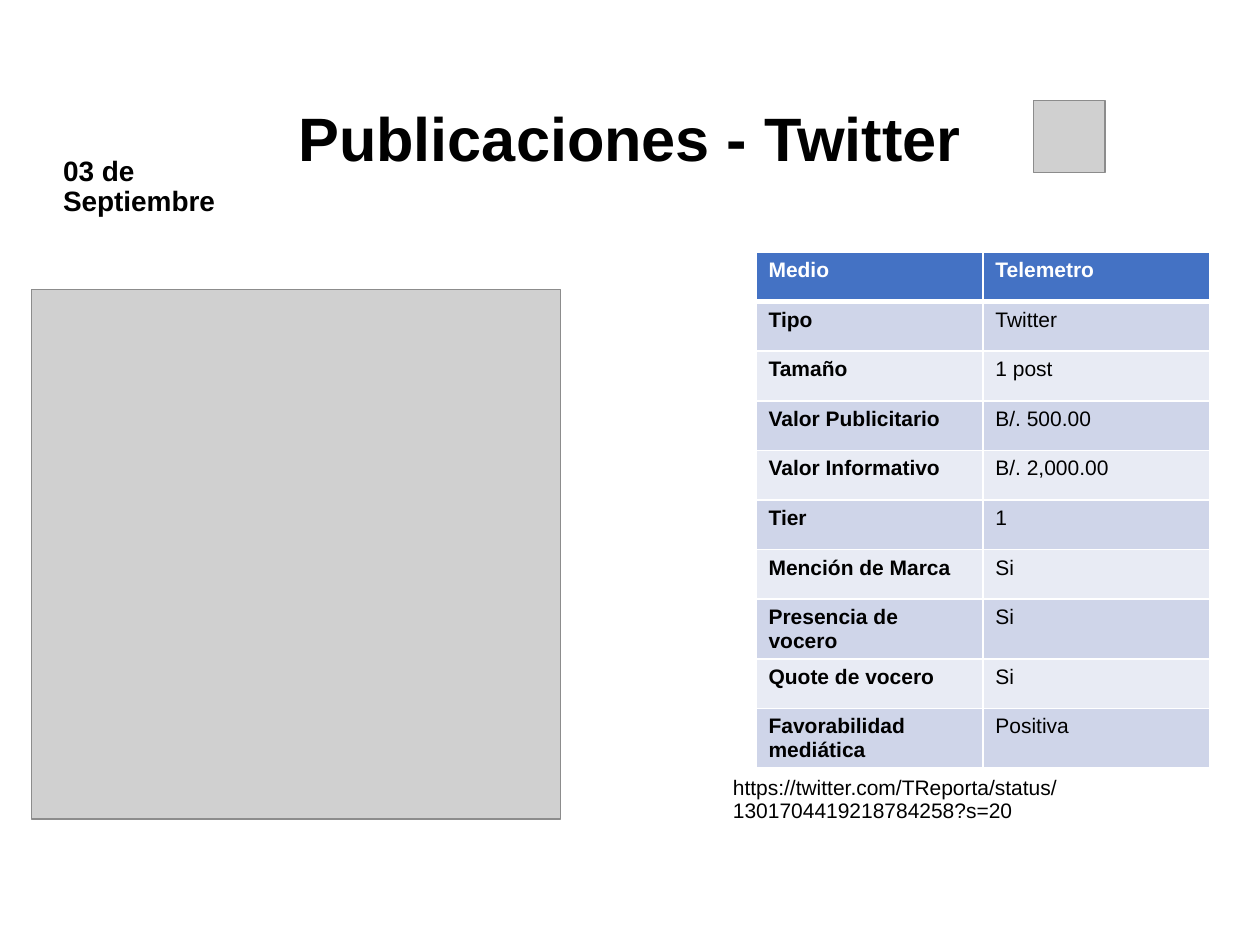
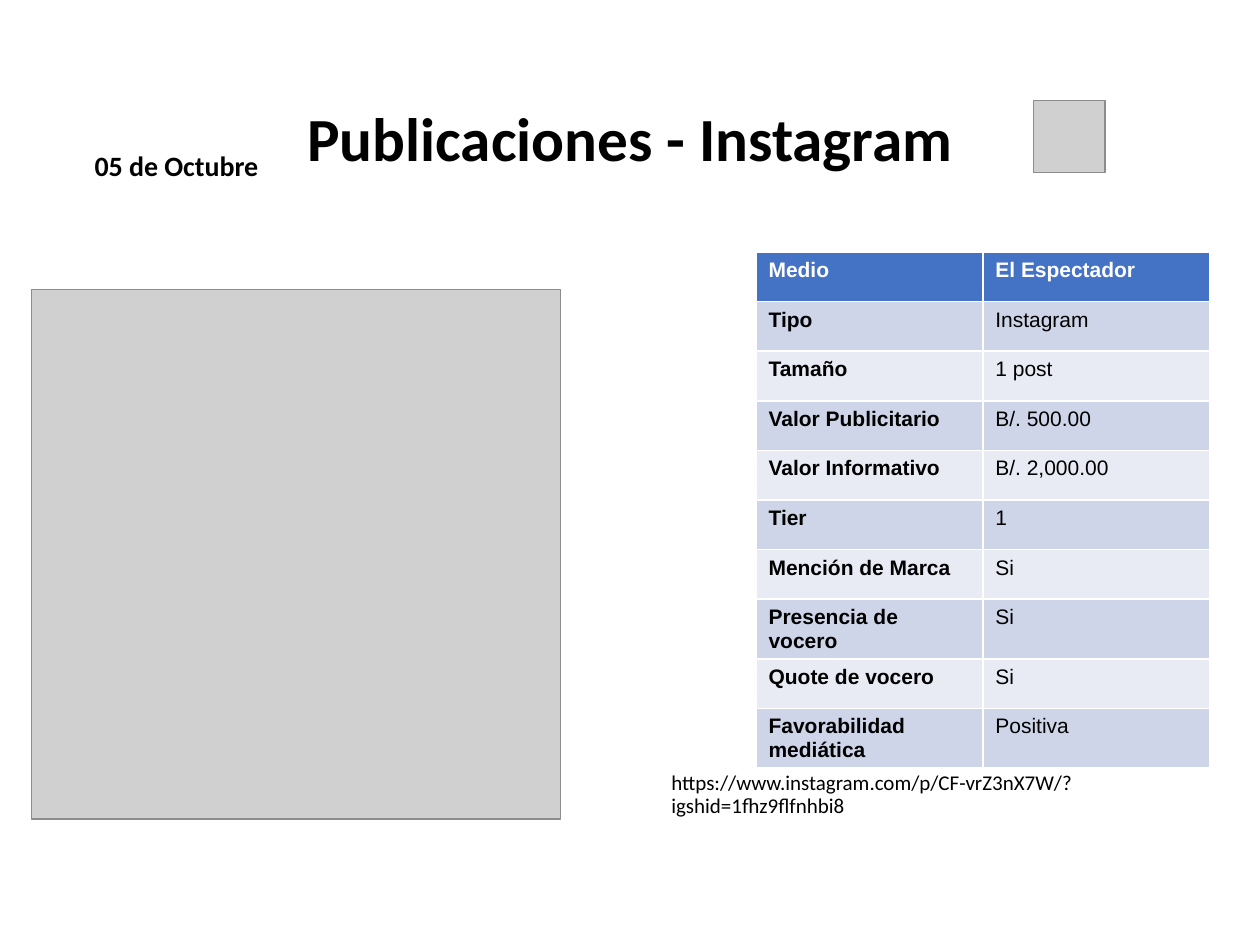
Before and after one commit to dgarci23/Report-Generator, a slide deck: slide 8 of Presentacion Terminada.pptx (slide 24 before the commit). Drawn at 1260x945 pixels with LibreOffice and Linux fonts; fonts in the diff are those of the drawing; grey boxes stand for pictures; background and template pictures are left out. Boxes give left, top, right and bottom in pixels: in the first picture for what was removed or moved away, otherwise in the second. Text is boxed around its words. In the diff, an @@ line names an element or a change of style, - is before the commit and + after.

```diff
--- a/Presentacion Terminada.pptx
+++ b/Presentacion Terminada.pptx
@@ title at [307,118,952,172]: text changed; font Arial to Calibri @@
-Publicaciones - Twitter
+Publicaciones - Instagram
@@ text "05 de Octubre" at [94,156,258,177]: vertical alignment top to bottom @@
@@ text at [94,156,258,177]: text changed; font Arial to Calibri @@
-03 de Septiembre
+05 de Octubre
@@ table at [756,252,1210,762] @@
-row 1, column 2: Telemetro
+row 1, column 2: El Espectador
-row 2, column 2: Twitter
+row 2, column 2: Instagram
@@ text at [671,775,1072,817]: text changed; font Arial to Calibri @@
-https://twitter.com/TReporta/status/1301704419218784258?s=20
+https://www.instagram.com/p/CF-vrZ3nX7W/?igshid=1fhz9flfnhbi8
```
Also in this commit, not shown: 8 other slides changed, 19 slides removed, 20 other files.
